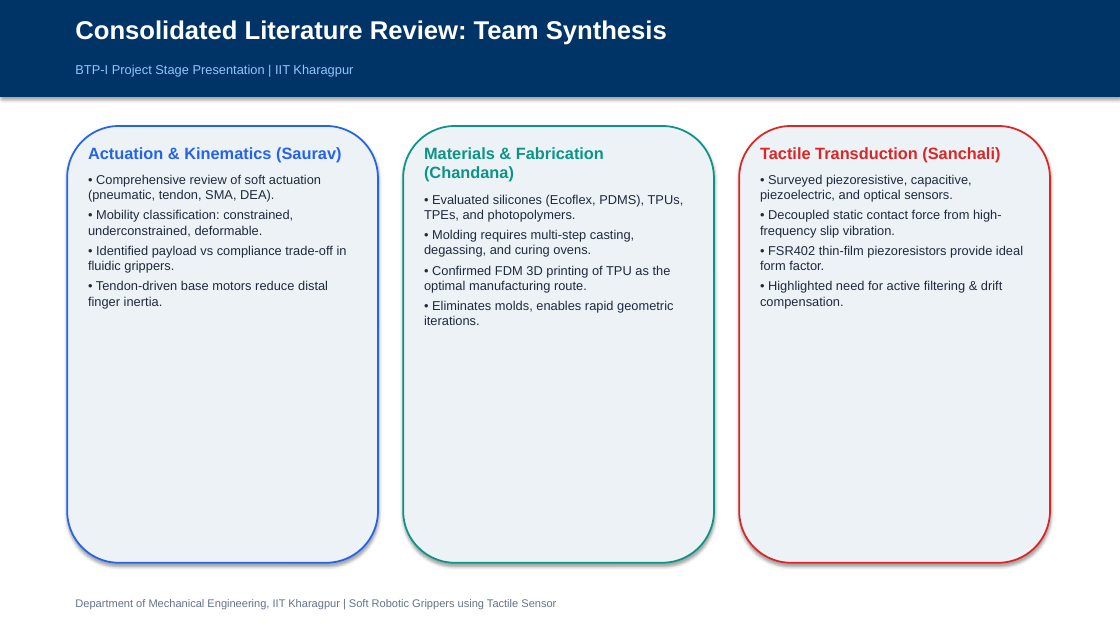
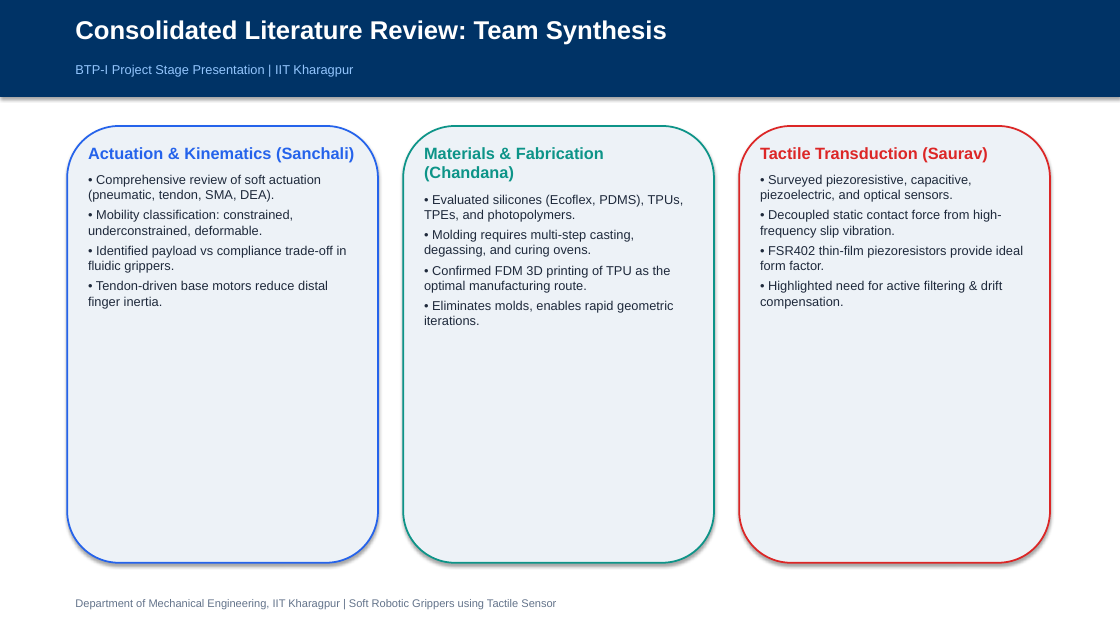
Before and after one commit to Saurx9611/BTP, a slide deck: slide 5 of Final Deliverables/BTP_Presentation_Soft_Robotic_Gripper.pptx. Drawn at 1120x630 pixels with LibreOffice and Linux fonts; fonts in the diff are those of the drawing. Boxes give left, top, right and bottom in pixels: in the first picture for what was removed or moved away, otherwise in the second. Text is boxed around its words. In the diff, an @@ line names an element or a change of style, - is before the commit and + after.

Commit message:
Switch roles between Sanchali and Saurav across Report, Presentation, and Defense Script: Sanchali now leads Actuation and Kinematics; Saurav now leads Tactile Transduction, Embedded Sensing, and Slip Control

```diff
--- a/Final Deliverables/BTP_Presentation_Soft_Robotic_Gripper.pptx
+++ b/Final Deliverables/BTP_Presentation_Soft_Robotic_Gripper.pptx
@@ text at [88,147,354,162]: text changed @@
-Actuation & Kinematics (Saurav)
+Actuation & Kinematics (Sanchali)
@@ text at [760,147,987,162]: text changed @@
-Tactile Transduction (Sanchali)
+Tactile Transduction (Saurav)
```
Also in this commit, not shown: 1 other slide changed, 20 other files.
